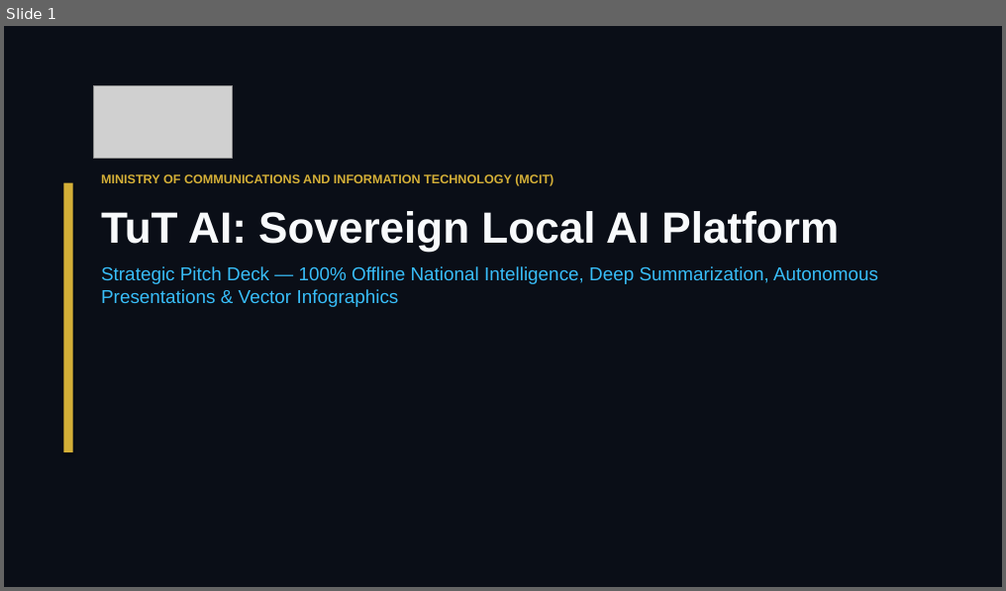
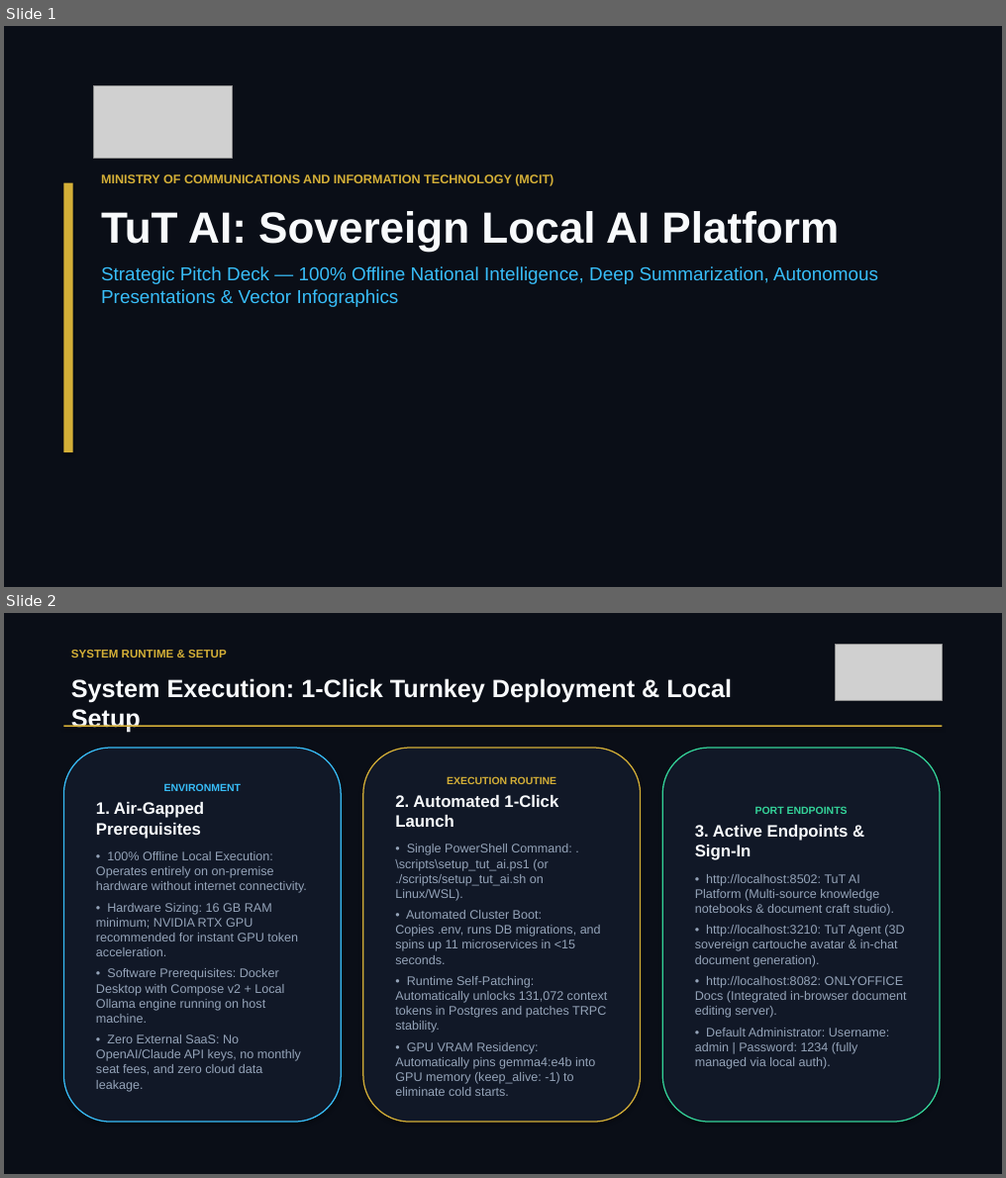
Before and after one commit to AhmdArFa/MCIT-AI-Workspace, a slide deck: TuT_AI_Marketing_Pitch_Deck.pptx. Shown one above the other, each under a label of ours: slide 1 before the commit, slides 1 and 2 after it. The pictures are 1006x591 and 1006x1178 pixels, drawn with LibreOffice and Linux fonts; fonts in the diff are those of the drawing; grey boxes stand for pictures. Boxes give left, top, right and bottom in pixels: in the first picture for what was removed or moved away, otherwise in the second. Text is boxed around its words. In the diff, an @@ line names an element or a change of style, - is before the commit and + after.

```diff
--- a/TuT_AI_Marketing_Pitch_Deck.pptx
+++ b/TuT_AI_Marketing_Pitch_Deck.pptx
@@ slide 2 added at [4, 613, 1002, 1174], background #FFFFFF @@
@@ rectangle added at [4, 613, 1002, 1174], fill #0A0E17 @@
@@ text added at [71, 650, 227, 658], 11 pt, text #D4AF37, bold @@
+SYSTEM RUNTIME & SETUP
@@ picture added at [835, 645, 943, 700] @@
@@ text added at [71, 678, 732, 733], 24 pt, text #F8FAFC, bold @@
+System Execution: 1-Click Turnkey Deployment & Local Setup
@@ rectangle added at [63, 725, 943, 727], fill #D4AF37 @@
@@ rounded rectangle added at [63, 748, 341, 1122], fill #111827, outline #38BDF8 1.2 pt, 12 pt, text #94A3B8 @@
+ENVIRONMENT
+1. Air-Gapped Prerequisites
+• 100% Offline Local Execution: Operates entirely on on-premise hardware without internet connectivity.
+• Hardware Sizing: 16 GB RAM minimum; NVIDIA RTX GPU recommended for instant GPU token acceleration.
+• Software Prerequisites: Docker Desktop with Compose v2 + Local Ollama engine running on host machine.
+• Zero External SaaS: No OpenAI/Claude API keys, no monthly seat fees, and zero cloud data leakage.
@@ rounded rectangle added at [363, 748, 641, 1122], fill #111827, outline #D4AF37 1.2 pt, 12 pt, text #94A3B8 @@
+EXECUTION ROUTINE
+2. Automated 1-Click Launch
+• Single PowerShell Command: .\scripts\setup_tut_ai.ps1 (or ./scripts/setup_tut_ai.sh on Linux/WSL).
+• Automated Cluster Boot: Copies .env, runs DB migrations, and spins up 11 microservices in <15 seconds.
+• Runtime Self-Patching: Automatically unlocks 131,072 context tokens in Postgres and patches TRPC stability.
+• GPU VRAM Residency: Automatically pins gemma4:e4b into GPU memory (keep_alive: -1) to eliminate cold starts.
@@ rounded rectangle added at [662, 748, 940, 1122], fill #111827, outline #34D399 1.2 pt, 12 pt, text #94A3B8 @@
+PORT ENDPOINTS
+3. Active Endpoints & Sign-In
+• http://localhost:8502: TuT AI Platform (Multi-source knowledge notebooks & document craft studio).
+• http://localhost:3210: TuT Agent (3D sovereign cartouche avatar & in-chat document generation).
+• http://localhost:8082: ONLYOFFICE Docs (Integrated in-browser document editing server).
+• Default Administrator: Username: admin | Password: 1234 (fully managed via local auth).
```
Also in this commit, not shown: 1 other slide added, 4 other files.
